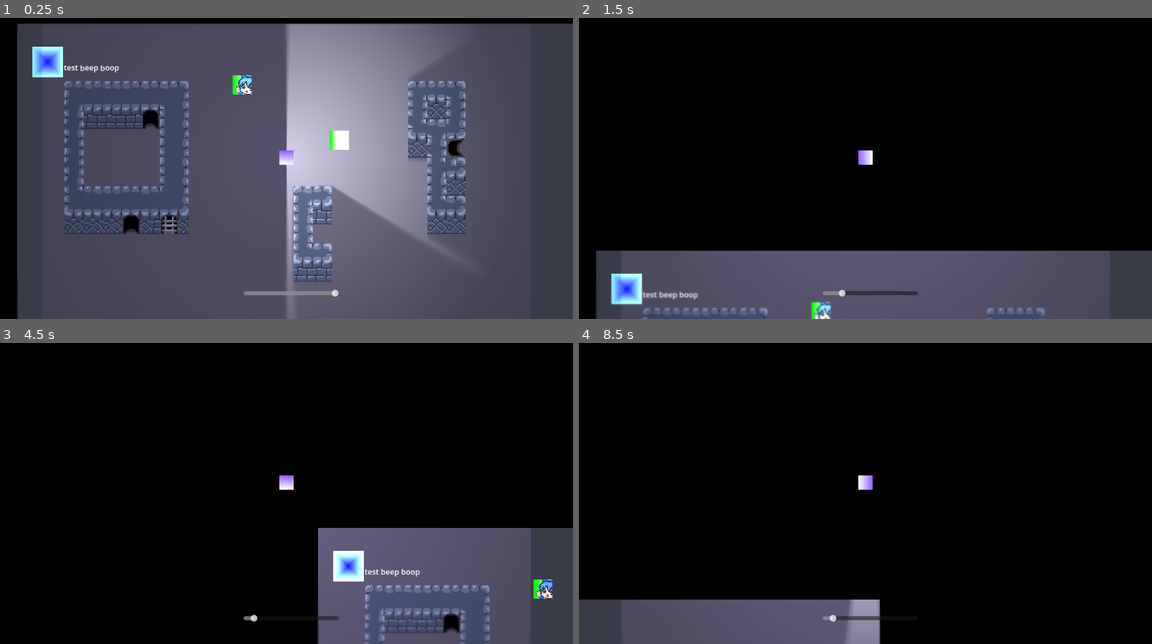
Above: before the commit, frames 1-4 (two rows, left to right).
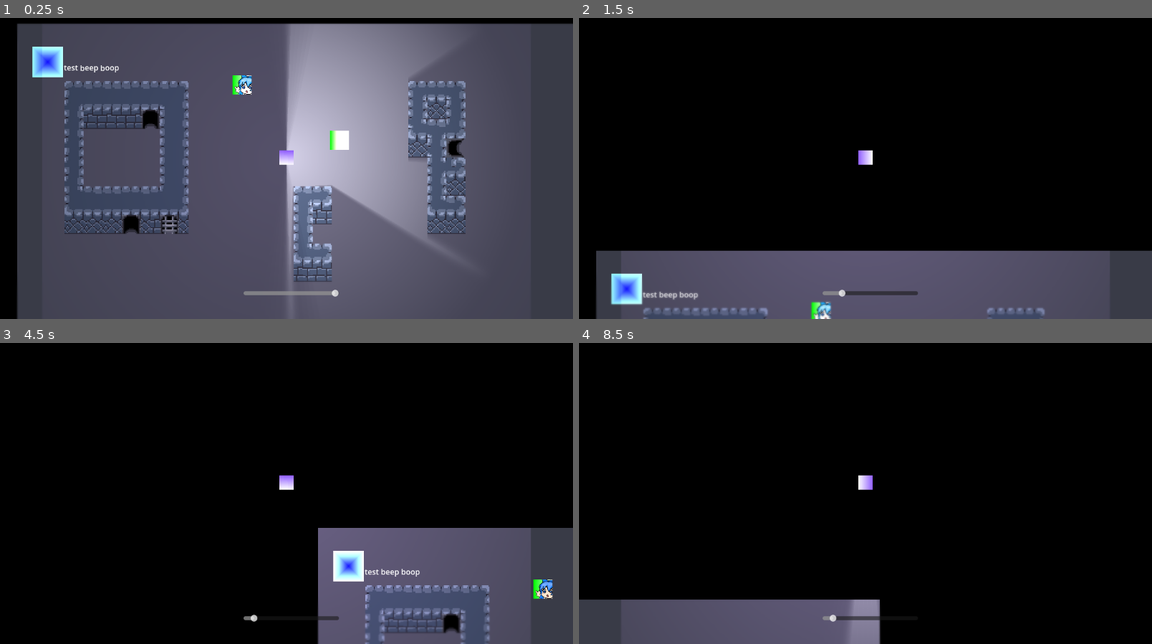
Above: after the commit, the same moments.

Repository: spdskatr/perplex-temple
Game: Godot game, scene res://scenes/test_spdskatr.tscn
Two runs of this game, one before a commit and one after it. Both use one fixed random seed, a clock stepped at 60 frames per second and the inputs below. This scene is started directly instead of the project's main scene.
Inputs:
- Up to frame 1 (0.25 s): no input
- Up to frame 2 (1.5 s): tap Enter (accept) at 0.5 s; hold Q (DecreaseVision) 0.53-1.28 s; hold Up (up) from 0.53 s (still down); tap E (IncreaseVision) at 1.35 s
- Up to frame 3 (4.5 s): release Up (up) at 2.03 s; hold Enter (accept) 2.03-2.78 s; hold Left (left) 2.03-3.53 s; tap Shift (shift) at 2.85 s; tap Enter (accept) at 3.5 s; hold Down (down) 3.53-4.28 s; hold Q (DecreaseVision) 3.53-4.28 s; hold Right (right) from 4.28 s (still down); tap E (IncreaseVision) at 4.35 s
- Up to frame 4 (8.5 s): release Right (right) at 5.03 s; hold Up (up) 5.03-5.78 s; hold Enter (accept) 5.03-5.78 s; hold Right (right) 5.78-8.03 s; tap Shift (shift) at 5.85 s; tap Enter (accept) at 6.5, 7.25, 8 s; hold Q (DecreaseVision) 6.53-7.28 s; tap E (IncreaseVision) at 7.35 s; hold Down (down) from 8.03 s (still down); hold Enter (accept) from 8.03 s (still down)

The runs differ from the first frame. In frame 1, less than 0.1% of the frame differs, in the area x 50-52%, y 29-77%; in frame 2, nothing differs; in frame 3, less than 0.1%; in frame 4, less than 0.1%.

Commit message:
mess with backing light smoothing

Diff:
--- a/scenes/objects/player.tscn
+++ b/scenes/objects/player.tscn
@@ -92,7 +92,8 @@
 color = Color(1, 0.972549, 0.796078, 1)
 energy = 0.75
 shadow_enabled = true
-shadow_filter_smooth = 14.9
+shadow_filter = 2
+shadow_filter_smooth = 8.0
 shadow_item_cull_mask = 512
 texture = SubResource("GradientTexture2D_lgx2o")
 
Not shown: 1 places in scenes/test_zeyonaut.tscn that only renumber resources
